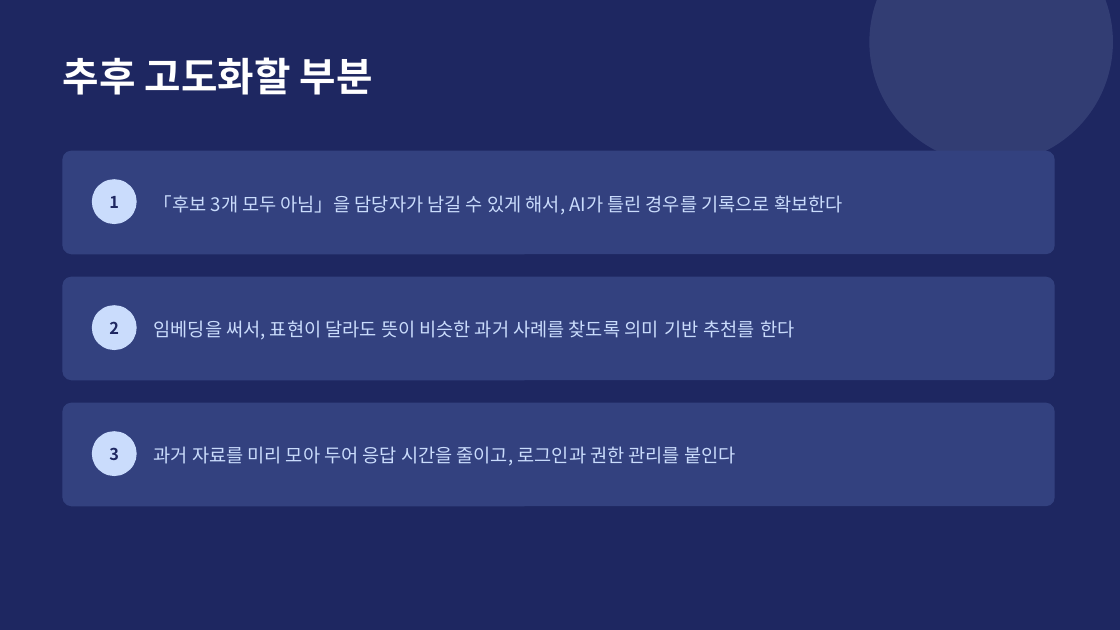
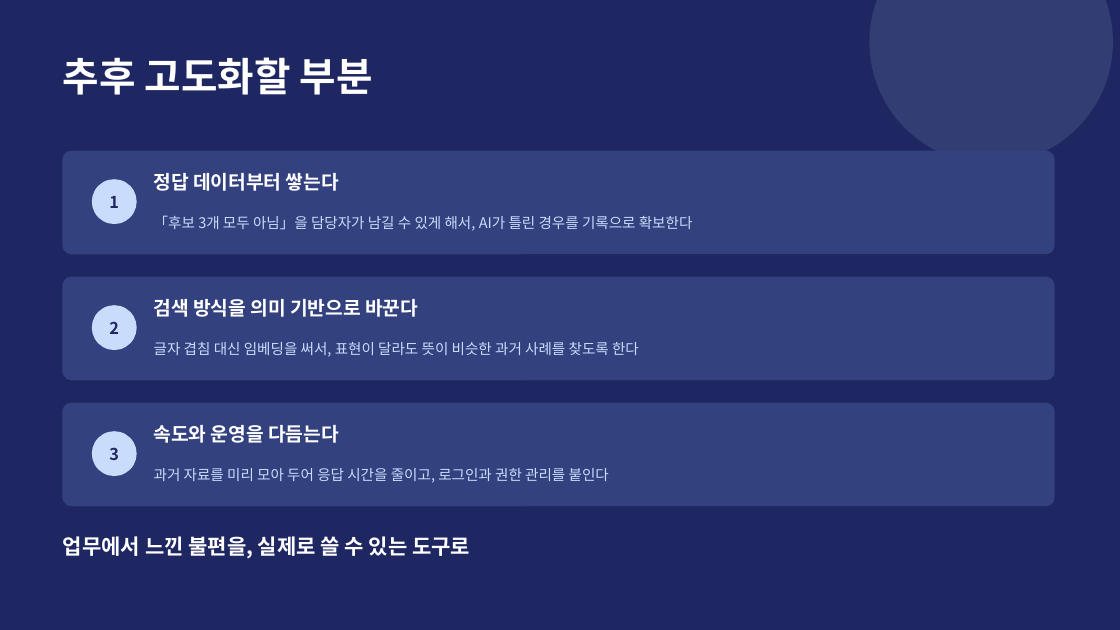
Before and after one commit to yunseoy/assembly-qna, a slide deck: slide 8 of presentation/AI활용_국회질의서_자동화_발표자료.pptx (slide 7 before the commit). Drawn at 1120x630 pixels with LibreOffice and Linux fonts; fonts in the diff are those of the drawing. Boxes give left, top, right and bottom in pixels: in the first picture for what was removed or moved away, otherwise in the second. Text is boxed around its words. In the diff, an @@ line names an element or a change of style, - is before the commit and + after.

```diff
--- a/presentation/AI활용_국회질의서_자동화_발표자료.pptx
+++ b/presentation/AI활용_국회질의서_자동화_발표자료.pptx
@@ text added at (x1=154, y1=173, x2=339, y2=191), 16.5 pt, text #FFFFFF, bold @@
+정답 데이터부터 쌓는다
@@ text "「후보 3개 모두 아님」을 담당자가 ..." moved from (x1=154, y1=195, x2=843, y2=215) to (x1=154, y1=215, x2=693, y2=231) @@
@@ text "「후보 3개 모두 아님」을 담당자가 ..." at (x1=154, y1=215, x2=693, y2=231): size 16 to 12.5 pt @@
@@ text added at (x1=154, y1=299, x2=418, y2=317), 16.5 pt, text #FFFFFF, bold @@
+검색 방식을 의미 기반으로 바꾼다
@@ text at (x1=154, y1=342, x2=639, y2=357): text changed; size 16 to 12.5 pt @@
-임베딩을 써서, 표현이 달라도 뜻이 비슷한 과거 사례를 찾도록 의미 기반 추천를 한다
+글자 겹침 대신 임베딩을 써서, 표현이 달라도 뜻이 비슷한 과거 사례를 찾도록 한다
@@ text added at (x1=154, y1=425, x2=339, y2=443), 16.5 pt, text #FFFFFF, bold @@
+속도와 운영을 다듬는다
@@ text "과거 자료를 미리 모아 두어 ..." at (x1=154, y1=468, x2=609, y2=483): size 16 to 12.5 pt @@
@@ text "과거 자료를 미리 모아 두어 ..." moved from (x1=154, y1=446, x2=735, y2=466) to (x1=154, y1=468, x2=609, y2=483) @@
@@ text added at (x1=63, y1=533, x2=470, y2=559), 18 pt, text #FFFFFF, bold @@
+업무에서 느낀 불편을, 실제로 쓸 수 있는 도구로
```
Also in this commit, not shown: 6 other slides changed, 1 slide added, 11 other files.
